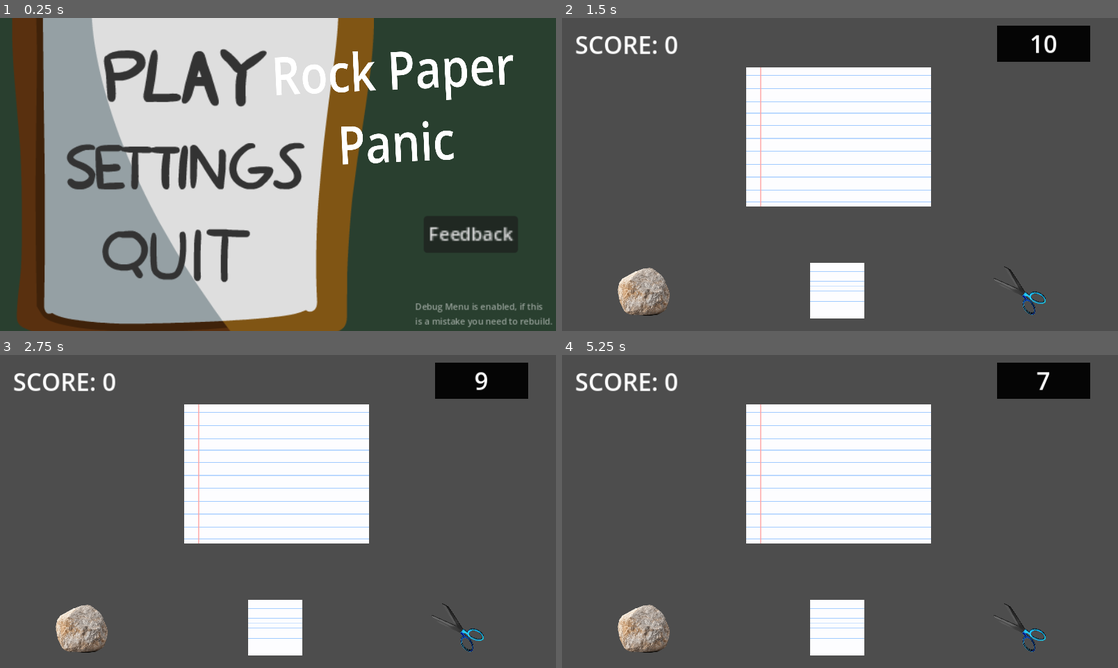
Above: before the commit, frames 1-4 (two rows, left to right).
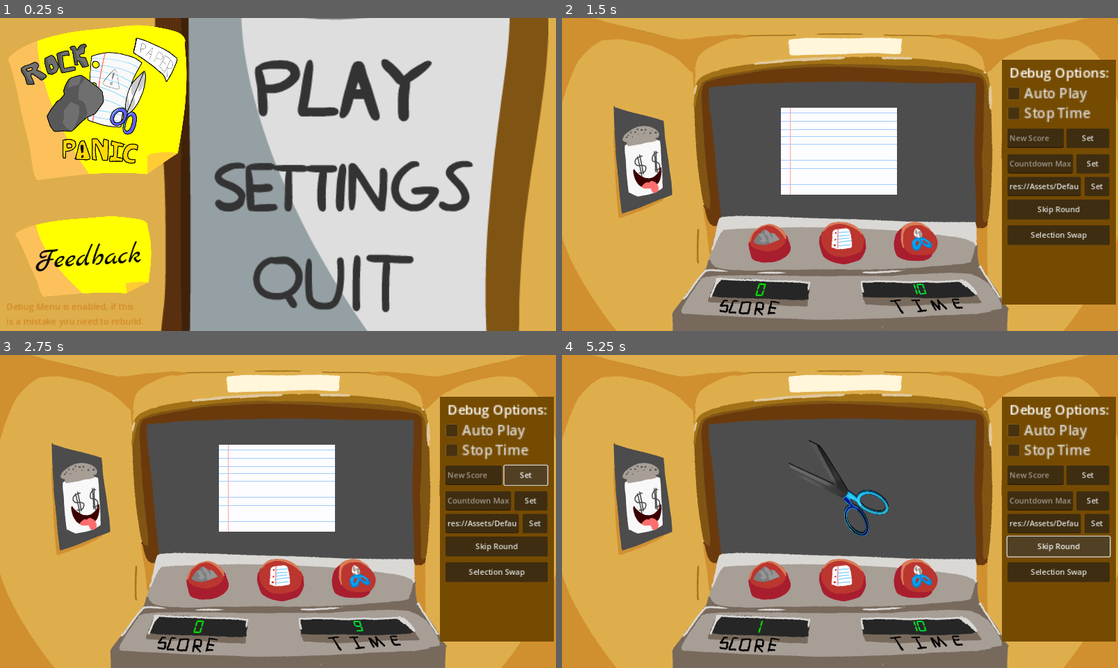
Above: after the commit, the same moments.

Repository: CoolCoderMan281/Rock-Paper-Panic
Game: Godot game, scene res://Scenes/mainmenu.tscn
Same seed, same stepped clock (60 frames per second), same inputs: the game is played once before the commit and once after it.
Inputs (mouse positions are in pixels of both pictures, inside the frame that each line leads up to):
- Up to frame 1 (0.25 s): no input
- Up to frame 2 (1.5 s): click "Play" at 0.5 s; click "Small" at 1.25 s
- Up to frame 3 (2.75 s): click (528, 473) at 2 s, where only the run after the commit has a clickable "Set"
- Up to frame 4 (5.25 s): click (1095, 524) at 2.75 s, where only the run after the commit has a clickable "Set"; click (1045, 430) at 3.5 s, where only the run after the commit has a clickable "Auto Play"; click (1045, 430) at 4.25 s, where only the run after the commit has a clickable "Auto Play"; click (1056, 545) at 5 s, where only the run after the commit has a clickable "Skip Round"

The runs differ from the first frame. In frame 1, 91% of the frame differs, in the area x 0-100%, y 0-100%; in frame 2, 86%; in frame 3, 86%; in frame 4, 91%.

Commit message:
muheheh sprite imports go brr

Diff:
--- /dev/null
+++ b/Assets/Fonts/Analog Clock FONT.tres
@@ -0,0 +1,6 @@
+[gd_resource type="Theme" load_steps=2 format=3 uid="uid://74h4s6t66a2c"]
+
+[ext_resource type="FontFile" uid="uid://bwre6pl00l4mr" path="res://Assets/Fonts/digital-7.ttf" id="1_22jsr"]
+
+[resource]
+default_font = ExtResource("1_22jsr")
--- /dev/null
+++ b/Assets/Fonts/Fake Handwritten FONT.tres
@@ -0,0 +1,7 @@
+[gd_resource type="Theme" load_steps=2 format=3 uid="uid://ro5pv5fiidmj"]
+
+[ext_resource type="FontFile" uid="uid://dbni8lmmk51sw" path="res://Assets/Fonts/MarckScript-Regular.ttf" id="1_x4der"]
+
+[resource]
+default_font = ExtResource("1_x4der")
+default_font_size = 25
--- a/Code/Player.gd
+++ b/Code/Player.gd
@@ -28,13 +28,13 @@
 
 
 func update_selection_images():
-	%Rock.texture_normal = load(Globals.resource_path+"rock.png")
-	%Paper.texture_normal = load(Globals.resource_path+"paper.png")
-	%Scissors.texture_normal = load(Globals.resource_path+"scissors.png")
+	%Rock.texture_normal = load(Globals.resource_path+"rock_button.png")
+	%Paper.texture_normal = load(Globals.resource_path+"paper_button.png")
+	%Scissors.texture_normal = load(Globals.resource_path+"scissors_button.png")
 
 
 func update_score():
-	%Score.text = "SCORE: " + str(score)
+	%Score.text = str(score)
 	%Final_Score.text = "FINAL SCORE: " + str(score)
 
 
--- a/Scenes/main.tscn
+++ b/Scenes/main.tscn
@@ -1,12 +1,15 @@
-[gd_scene load_steps=11 format=3 uid="uid://bu6j0v2aj8gfi"]
+[gd_scene load_steps=13 format=3 uid="uid://bu6j0v2aj8gfi"]
 
 [ext_resource type="Script" path="res://Code/Player.gd" id="1_kolsd"]
 [ext_resource type="Script" path="res://Code/Enemy.gd" id="1_oxske"]
-[ext_resource type="Texture2D" uid="uid://dtqytyxqc6isg" path="res://Assets/Default/rock.png" id="3_77b6n"]
-[ext_resource type="Texture2D" uid="uid://5lde36f46cob" path="res://Assets/Default/paper.png" id="4_lfdjh"]
+[ext_resource type="Texture2D" uid="uid://cwajpnla84nbj" path="res://Assets/Default/battle_background.png" id="1_pv84b"]
+[ext_resource type="Texture2D" uid="uid://cwokik5d7211o" path="res://Assets/Default/rock_button.png" id="5_53pyb"]
 [ext_resource type="Texture2D" uid="uid://cyhqv1mopvf21" path="res://Assets/Default/scissors.png" id="5_uj5bi"]
+[ext_resource type="Texture2D" uid="uid://dbehc3e3yt71g" path="res://Assets/Default/paper_button.png" id="6_ls8lb"]
 [ext_resource type="Script" path="res://Code/Options.gd" id="7_1iy2a"]
+[ext_resource type="Theme" uid="uid://74h4s6t66a2c" path="res://Assets/Fonts/Analog Clock FONT.tres" id="7_gp2xf"]
 [ext_resource type="Script" path="res://Code/Countdown.gd" id="7_hbh5k"]
+[ext_resource type="Texture2D" uid="uid://dbsmavvenkgo2" path="res://Assets/Default/scissors_button.png" id="7_ydmfk"]
 [ext_resource type="Script" path="res://Code/Debug.gd" id="8_1kwu8"]
 
 [sub_resource type="GDScript" id="GDScript_a5fcu"]
@@ -17,61 +20,80 @@
 	%Lose.visible = false
 "
 
-[sub_resource type="StyleBoxFlat" id="StyleBoxFlat_7hgbc"]
-bg_color = Color(0.0196078, 0.0196078, 0.0196078, 1)
-
 [node name="Main" type="Node2D"]
 position = Vector2(345, 221)
 
 [node name="Enemy" type="Sprite2D" parent="."]
 unique_name_in_owner = true
-position = Vector2(228, 25)
-scale = Vector2(0.399999, 0.399999)
+position = Vector2(229, 55)
+scale = Vector2(0.25, 0.25)
 texture = ExtResource("5_uj5bi")
 script = ExtResource("1_oxske")
 
+[node name="Background" type="Control" parent="."]
+layout_mode = 3
+anchors_preset = 0
+offset_left = -345.0
+offset_top = -221.0
+offset_right = -305.0
+offset_bottom = -181.0
+scale = Vector2(0.72, 0.72)
+
+[node name="battle_bg" type="TextureRect" parent="Background"]
+layout_mode = 0
+offset_right = 40.0
+offset_bottom = 40.0
+texture = ExtResource("1_pv84b")
+
 [node name="Player" type="Node2D" parent="."]
 unique_name_in_owner = true
 script = ExtResource("1_kolsd")
 
 [node name="Rock" type="TextureButton" parent="Player"]
 unique_name_in_owner = true
-offset_left = -239.0
-offset_top = 288.0
-offset_right = 121.0
-offset_bottom = 648.0
-scale = Vector2(0.352973, 0.331675)
-texture_normal = ExtResource("3_77b6n")
+offset_left = 31.0
+offset_top = 197.0
+offset_right = 231.0
+offset_bottom = 397.0
+scale = Vector2(0.5, 0.5)
+texture_normal = ExtResource("5_53pyb")
 metadata/_edit_use_anchors_ = true
 
 [node name="Paper" type="TextureButton" parent="Player"]
 unique_name_in_owner = true
-offset_left = 169.0
-offset_top = 286.0
-offset_right = 1129.0
-offset_bottom = 1006.0
-scale = Vector2(0.117459, 0.158841)
-texture_normal = ExtResource("4_lfdjh")
+offset_left = 183.0
+offset_top = 195.0
+offset_right = 383.0
+offset_bottom = 395.0
+scale = Vector2(0.55, 0.55)
+texture_normal = ExtResource("6_ls8lb")
 metadata/_edit_use_anchors_ = true
 
 [node name="Scissors" type="TextureButton" parent="Player"]
 unique_name_in_owner = true
-offset_left = 546.0
-offset_top = 291.0
-offset_right = 1432.0
-offset_bottom = 1129.0
-scale = Vector2(0.130766, 0.125702)
-texture_normal = ExtResource("5_uj5bi")
-metadata/_edit_use_anchors_ = true
-
-[node name="Score" type="Label" parent="Player"]
-unique_name_in_owner = true
-offset_left = -318.0
-offset_top = -201.0
-offset_right = -104.0
-offset_bottom = -132.0
-theme_override_font_sizes/font_size = 50
-text = "SCORE: 0"
+offset_left = 330.0
+offset_top = 189.0
+offset_right = 530.0
+offset_bottom = 389.0
+scale = Vector2(0.55, 0.55)
+texture_normal = ExtResource("7_ydmfk")
+metadata/_edit_use_anchors_ = true
+
+[node name="Score Text" type="Node2D" parent="Player"]
+position = Vector2(-220, 261)
+skew = 0.244346
+
+[node name="Score" type="Label" parent="Player/Score Text"]
+unique_name_in_owner = true
+offset_left = 5.24932
+offset_top = 1.0306
+offset_right = 616.249
+offset_bottom = 140.031
+rotation = 0.0385689
+theme = ExtResource("7_gp2xf")
+theme_override_colors/font_color = Color(0, 1, 0, 1)
+theme_override_font_sizes/font_size = 40
+text = "0"
 horizontal_alignment = 1
 vertical_alignment = 1
 metadata/_edit_use_anchors_ = true
@@ -135,27 +157,24 @@
 unique_name_in_owner = true
 script = ExtResource("7_hbh5k")
 
-[node name="Panel" type="Panel" parent="Countdown"]
-anchors_preset = -1
-anchor_left = -0.0677083
-anchor_bottom = 0.0540123
-offset_left = 980.0
-offset_top = 16.0
-offset_right = 1095.0
-offset_bottom = 56.0
-theme_override_styles/panel = SubResource("StyleBoxFlat_7hgbc")
-metadata/_edit_use_anchors_ = true
-
-[node name="Second" type="Label" parent="Countdown"]
+[node name="Timer Text" type="Node2D" parent="Countdown"]
+position = Vector2(652, 524)
+rotation = -0.0215411
+scale = Vector2(0.95, 0.85)
+skew = -0.296706
+
+[node name="Second" type="Label" parent="Countdown/Timer Text"]
 unique_name_in_owner = true
 anchors_preset = -1
 anchor_left = -0.132813
 anchor_bottom = 0.143519
-offset_left = 1017.0
-offset_top = -14.0
-offset_right = 1132.0
-offset_bottom = 28.0
-theme_override_font_sizes/font_size = 50
+offset_left = -6.55615
+offset_top = 19.6525
+offset_right = 170.444
+offset_bottom = 74.6525
+theme = ExtResource("7_gp2xf")
+theme_override_colors/font_color = Color(0, 1, 0.2, 1)
+theme_override_font_sizes/font_size = 40
 text = "10"
 horizontal_alignment = 1
 vertical_alignment = 1
@@ -185,9 +204,15 @@
 text = "main menu"
 
 [node name="Debug" type="Node2D" parent="."]
-visible = false
 position = Vector2(0, -25)
 script = ExtResource("8_1kwu8")
+
+[node name="ColorRect" type="ColorRect" parent="Debug"]
+offset_left = 566.0
+offset_top = -110.0
+offset_right = 802.0
+offset_bottom = 397.0
+color = Color(0.46, 0.294707, 0.00919999, 1)
 
 [node name="Debug_AutoPlay" type="CheckBox" parent="Debug"]
 unique_name_in_owner = true
--- a/Scenes/mainmenu.tscn
+++ b/Scenes/mainmenu.tscn
@@ -7,6 +7,11 @@
 [ext_resource type="Texture2D" uid="uid://j2lu7nhq6vvv" path="res://Assets/Default/button_play.png" id="3_mmdr2"]
 [ext_resource type="Texture2D" uid="uid://cv4qplsnmnw8j" path="res://Assets/Default/button_settings.png" id="4_f5b87"]
 [ext_resource type="Texture2D" uid="uid://dxye0udu82lus" path="res://Assets/Default/button_quit.png" id="5_dd2cq"]
+[ext_resource type="Texture2D" uid="uid://dxvf24u7n7rsk" path="res://Assets/Default/placeholder_stickynote.png" id="6_mlnkw"]
+[ext_resource type="Texture2D" uid="uid://cxlli8mf0wy2l" path="res://Assets/Default/game_logo.png" id="7_ina6n"]
+[ext_resource type="Theme" uid="uid://ro5pv5fiidmj" path="res://Assets/Fonts/Fake Handwritten FONT.tres" id="7_si1of"]
+
+[sub_resource type="StyleBoxEmpty" id="StyleBoxEmpty_56r7i"]
 
 [node name="Mainmenu" type="Node2D"]
 script = ExtResource("1_glogx")
@@ -17,16 +22,16 @@
 offset_right = 40.0
 offset_bottom = 40.0
 scale = Vector2(29.24, 16.56)
-color = Color(0.160784, 0.247059, 0.184314, 1)
+color = Color(0.87451, 0.682353, 0.298039, 1)
 
 [node name="UI" type="Control" parent="ActualMainMenu"]
 layout_mode = 3
 anchors_preset = 0
-offset_left = 24.0
-offset_top = -343.0
-offset_right = 677.0
-offset_bottom = 556.0
-scale = Vector2(1.15, 1.15)
+offset_left = 320.0
+offset_top = -358.0
+offset_right = 973.0
+offset_bottom = 541.0
+scale = Vector2(1.25, 1.25)
 
 [node name="Clipboard" type="TextureRect" parent="ActualMainMenu/UI"]
 layout_mode = 1
@@ -101,34 +106,63 @@
 [node name="DebugNotice" type="Label" parent="ActualMainMenu"]
 unique_name_in_owner = true
 modulate = Color(1, 1, 1, 0.498039)
-offset_left = 860.0
+offset_left = 13.0
 offset_top = 584.0
-offset_right = 1111.0
+offset_right = 264.0
 offset_bottom = 633.0
 scale = Vector2(1.13423, 1.16)
+theme_override_colors/font_color = Color(0.768627, 0.384314, 0, 1)
+theme_override_font_sizes/font_size = 16
 text = "Debug Menu is enabled, if this
 is a mistake you need to rebuild."
 
+[node name="feedback_stickynote" type="TextureRect" parent="ActualMainMenu"]
+offset_left = 36.5468
+offset_top = 393.0
+offset_right = 1111.55
+offset_bottom = 1384.0
+rotation = 0.0872665
+scale = Vector2(0.265, 0.18)
+texture = ExtResource("6_mlnkw")
+
 [node name="Feedback" type="Button" parent="ActualMainMenu"]
 unique_name_in_owner = true
-offset_left = 878.0
-offset_top = 410.0
-offset_right = 960.0
-offset_bottom = 441.0
-scale = Vector2(2.38042, 2.38042)
+modulate = Color(0, 0, 0, 1)
+offset_left = 68.5468
+offset_top = 440.0
+offset_right = 328.547
+offset_bottom = 591.0
+rotation = -0.0579116
+scale = Vector2(0.85, 0.85)
+theme = ExtResource("7_si1of")
+theme_override_font_sizes/font_size = 70
+theme_override_styles/normal = SubResource("StyleBoxEmpty_56r7i")
 text = "Feedback"
 
-[node name="Title" type="RichTextLabel" parent="."]
-offset_left = 510.0
-offset_top = 45.0
-offset_right = 2446.0
-offset_bottom = 911.0
-rotation = -0.0464232
-scale = Vector2(0.311, 0.365)
-theme_override_font_sizes/normal_font_size = 300
-bbcode_enabled = true
-text = "[center]Rock Paper
-Panic"
+[node name="Logo" type="Control" parent="ActualMainMenu"]
+layout_mode = 3
+anchors_preset = 0
+offset_left = 201.0
+offset_top = 157.0
+offset_right = 450.0
+offset_bottom = 366.0
+rotation = 0.13439
+scale = Vector2(0.35, 0.35)
+
+[node name="stickynote_back" type="TextureRect" parent="ActualMainMenu/Logo"]
+offset_left = -548.0
+offset_top = -439.0
+offset_right = 527.0
+offset_bottom = 552.0
+texture = ExtResource("6_mlnkw")
+
+[node name="game_logo" type="TextureRect" parent="ActualMainMenu/Logo"]
+layout_mode = 0
+offset_left = -500.0
+offset_top = -500.0
+offset_right = 500.0
+offset_bottom = 500.0
+texture = ExtResource("7_ina6n")
 
 [node name="Settings" type="Node2D" parent="."]
 unique_name_in_owner = true
Binary file added: Assets/Default/MAIN BUTTONS.png
Not shown, added: Assets/Default/MAIN BUTTONS.png.import
Binary file added: Assets/Default/battle_background.png
Not shown, added: Assets/Default/battle_background.png.import
Binary file added: Assets/Default/paper_button.png
Not shown, added: Assets/Default/paper_button.png.import
Binary file added: Assets/Default/rock_button.png
Not shown, changed: Assets/Default/rock_button.png.import
Binary file added: Assets/Default/scissors_button.png
Not shown, added: Assets/Default/scissors_button.png.import
Binary file added: Assets/Fonts/MarckScript-Regular.ttf
Not shown, added: Assets/Fonts/MarckScript-Regular.ttf.import
(and 10 more such lines)
